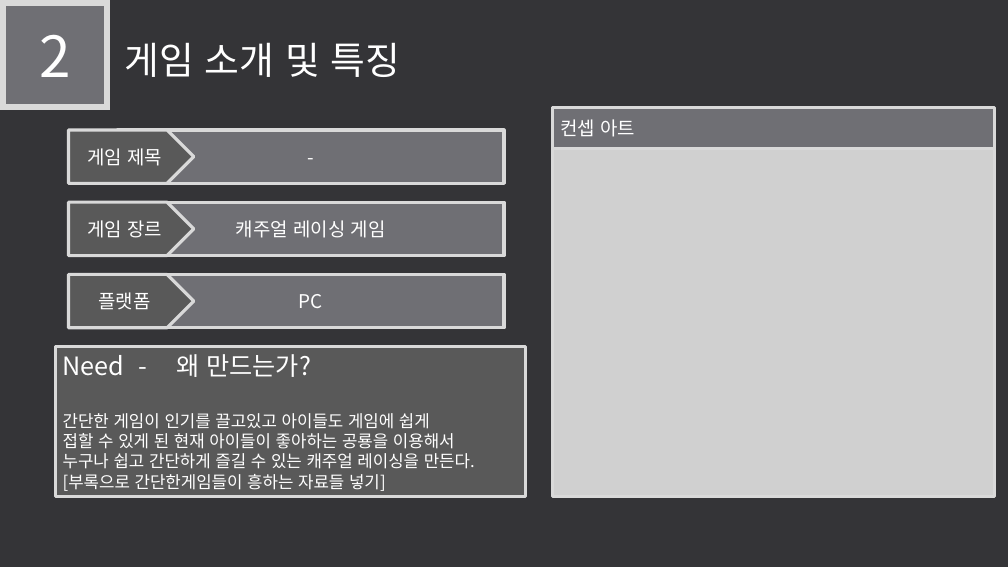
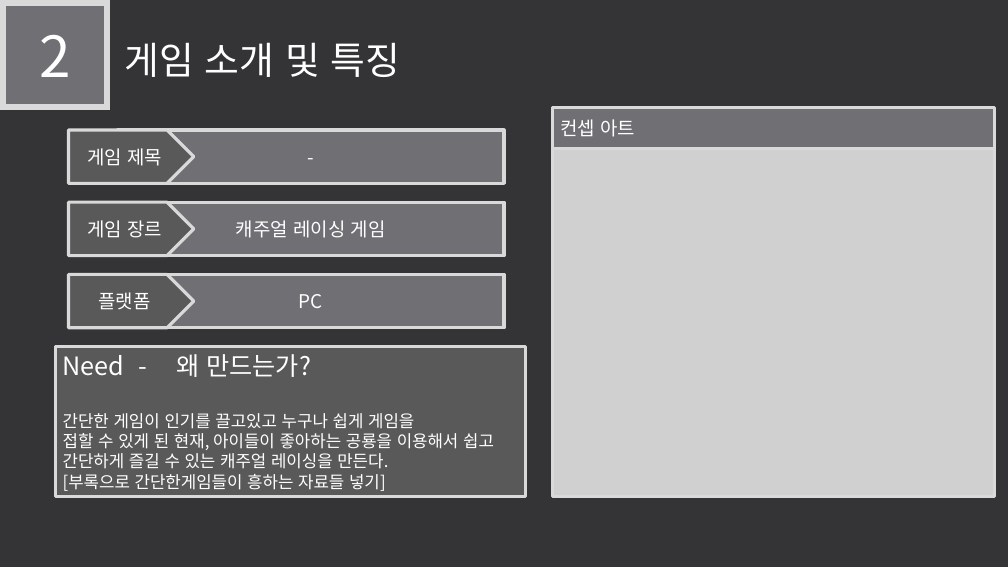
Before and after one commit to LEGO0937/Our_Project, a slide deck: slide 5 of 기획단계/졸작 제안서_α.pptx. Drawn at 1008x567 pixels with LibreOffice and Linux fonts; fonts in the diff are those of the drawing; grey boxes stand for pictures. Boxes give left, top, right and bottom in pixels: in the first picture for what was removed or moved away, otherwise in the second. Text is boxed around its words. In the diff, an @@ line names an element or a change of style, - is before the commit and + after.

Commit message:
ppt need 수정
need 수정

```diff
--- a/기획단계/졸작 제안서_α.pptx
+++ b/기획단계/졸작 제안서_α.pptx
@@ text in rectangle at <box>63,413,494,469</box>: text changed @@
-간단한 게임이 인기를 끌고있고 아이들도 게임에 쉽게
-접할 수 있게 된 현재 아이들이 좋아하는 공룡을 이용해서
-누구나 쉽고 간단하게 즐길 수 있는 캐주얼 레이싱을 만든다.
+간단한 게임이 인기를 끌고있고 누구나 쉽게 게임을
+접할 수 있게 된 현재, 아이들이 좋아하는 공룡을 이용해서 쉽고 간단하게 즐길 수 있는 캐주얼 레이싱을 만든다.
```
